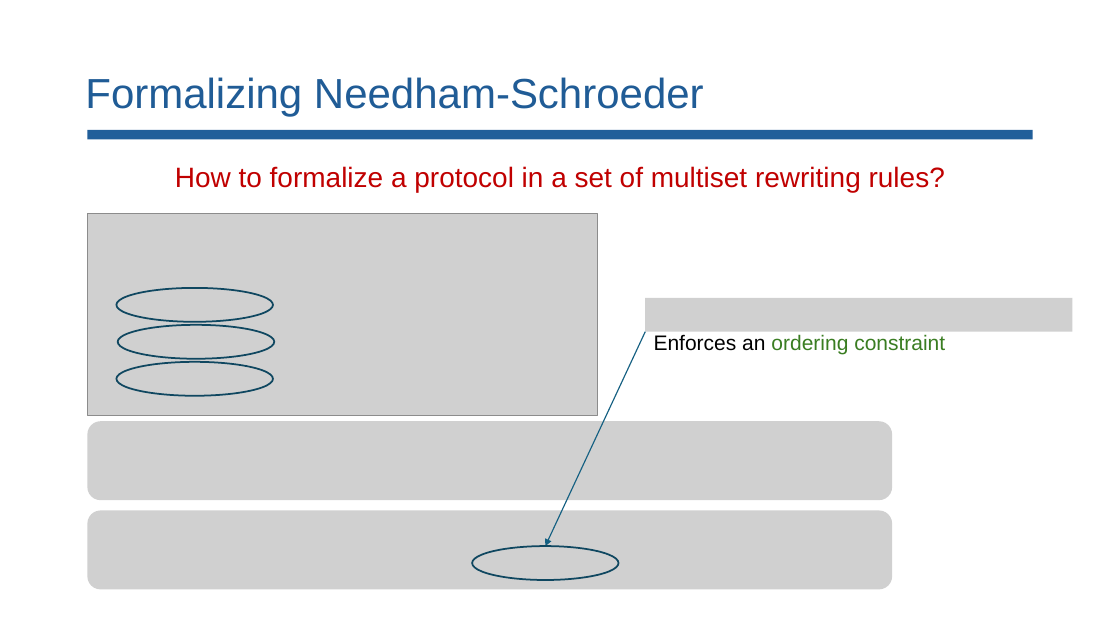
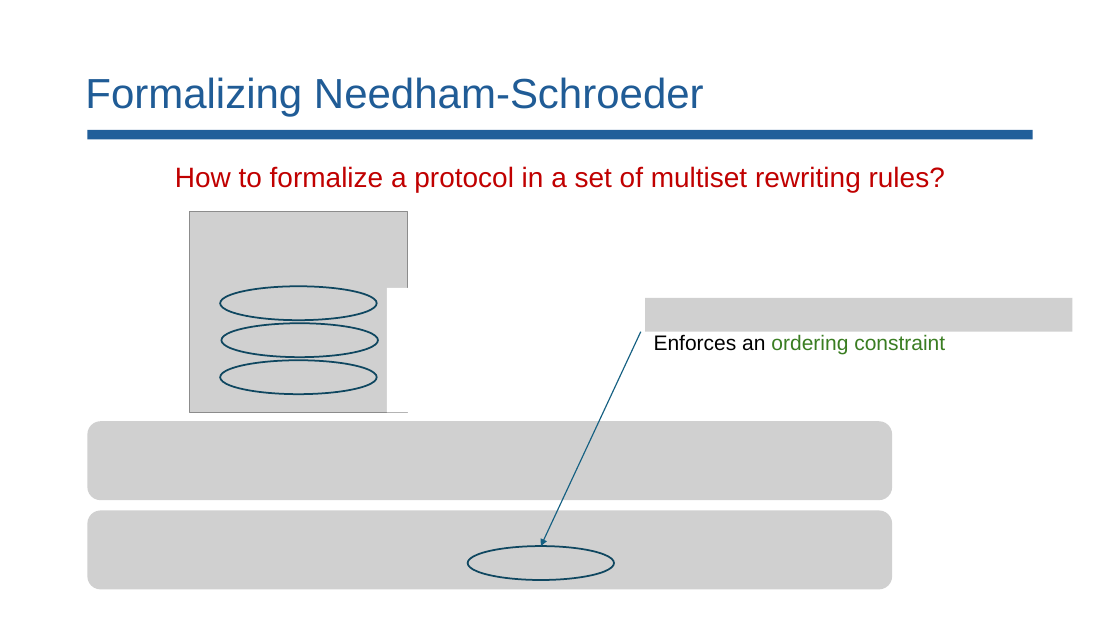
Before and after one commit to lorchrob/comp_slides, a slide deck: slide 48 of comp.pptx. Drawn at 1120x630 pixels with LibreOffice and Linux fonts; fonts in the diff are those of the drawing; grey boxes stand for pictures. Boxes give left, top, right and bottom in pixels: in the first picture for what was removed or moved away, otherwise in the second. Text is boxed around its words. In the diff, an @@ line names an element or a change of style, - is before the commit and + after.

```diff
--- a/comp.pptx
+++ b/comp.pptx
@@ picture: place and size @@
-picture at (87, 214, 598, 416)
+picture at (190, 211, 407, 413)
@@ rectangle added at (387, 288, 433, 413), fill #FFFFFF @@
@@ 3 ellipses: place and size @@
-3 ellipses at (117, 288, 274, 396)
+3 ellipses at (220, 287, 378, 394)
@@ arrow moved from (645, 332) - (545, 546) to (641, 332) - (541, 546) @@
@@ ellipse: place and size @@
-ellipse at (472, 546, 618, 580)
+ellipse at (468, 546, 614, 580)
```
Also in this commit, not shown: 36 other slides changed, 6 slides added.
